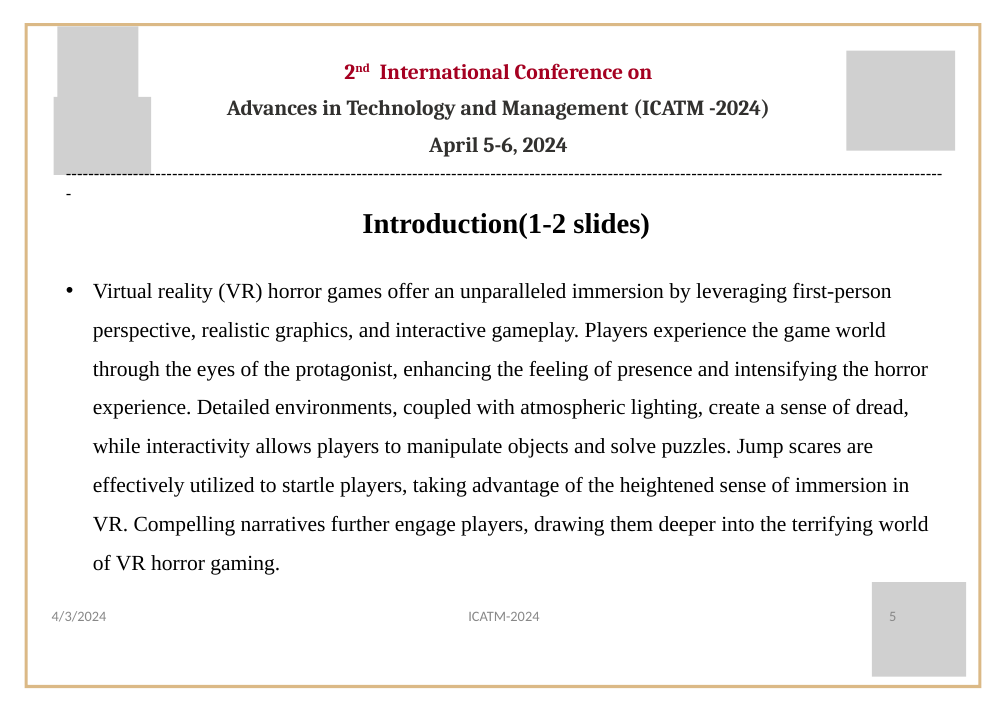
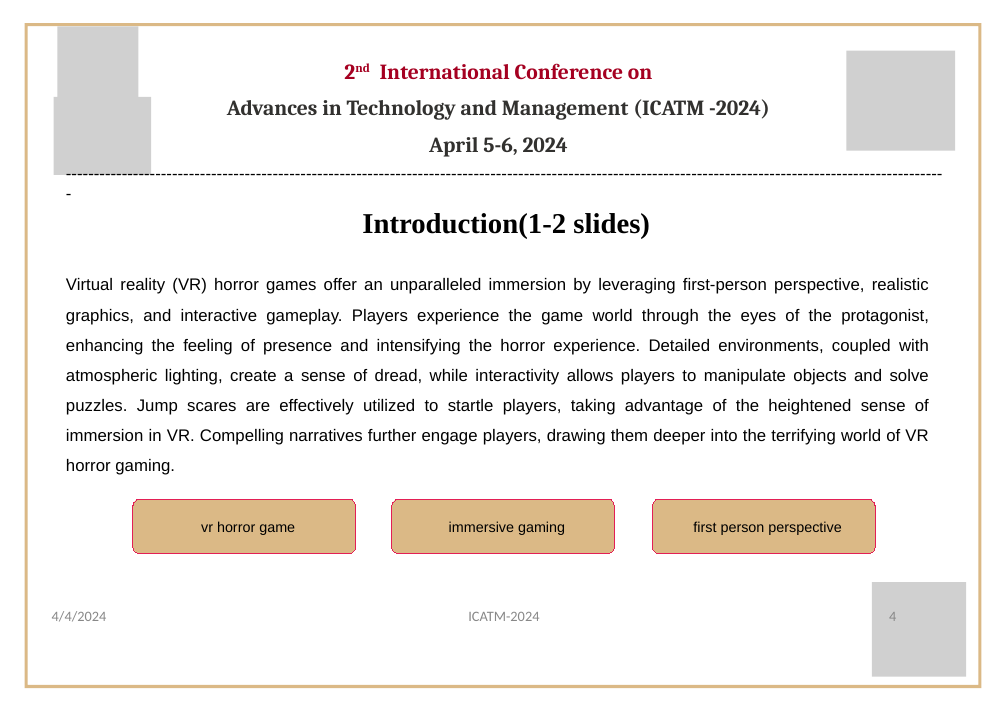
Before and after one commit to ShrutiSabbanii/VRHorror, a slide deck: slide 4 of ICATM/ICATM-2024 presenation template.pptx (slide 5 before the commit). Drawn at 1008x712 pixels with LibreOffice and Linux fonts; fonts in the diff are those of the drawing; grey boxes stand for pictures; background and template pictures are left out. Boxes give left, top, right and bottom in pixels: in the first picture for what was removed or moved away, otherwise in the second. Text is boxed around its words. In the diff, an @@ line names an element or a change of style, - is before the commit and + after.

```diff
--- a/ICATM/ICATM-2024 presenation template.pptx
+++ b/ICATM/ICATM-2024 presenation template.pptx
@@ text "Virtual reality (VR) horror games ..." at box(66, 278, 929, 475): size 18 to 14 pt, font Times New Roman to Arial; alignment left to justified; bullet • to none @@
@@ rounded rectangle added at box(133, 499, 355, 554), fill #DBB986, outline #E31F55 0.75 pt, 12 pt, text #000000 @@
+vr horror game
@@ rounded rectangle added at box(391, 499, 614, 554), fill #DBB986, outline #E31F55 0.75 pt, 12 pt, text #000000 @@
+immersive gaming
@@ rounded rectangle added at box(653, 499, 875, 554), fill #DBB986, outline #E31F55 0.75 pt, 12 pt, text #000000 @@
+first person perspective
@@ text at box(52, 611, 107, 622): text changed @@
-4/3/2024
+4/4/2024
@@ page number at box(889, 612, 896, 621): text changed @@
-5
+4
```
Also in this commit, not shown: 16 other slides changed, 1 slide added, 14 other files.
